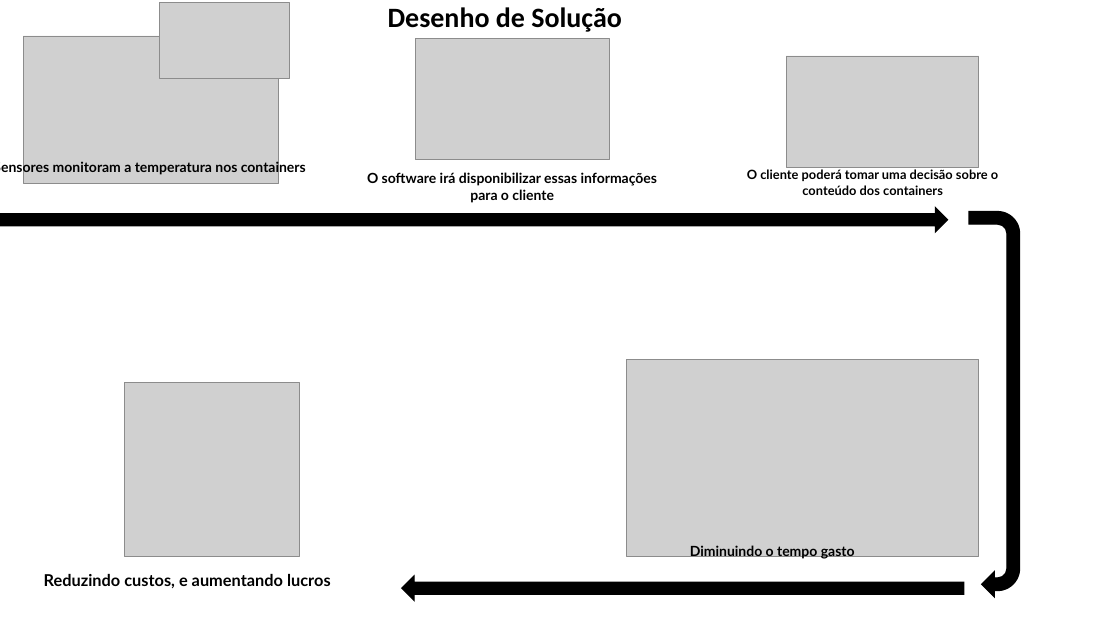
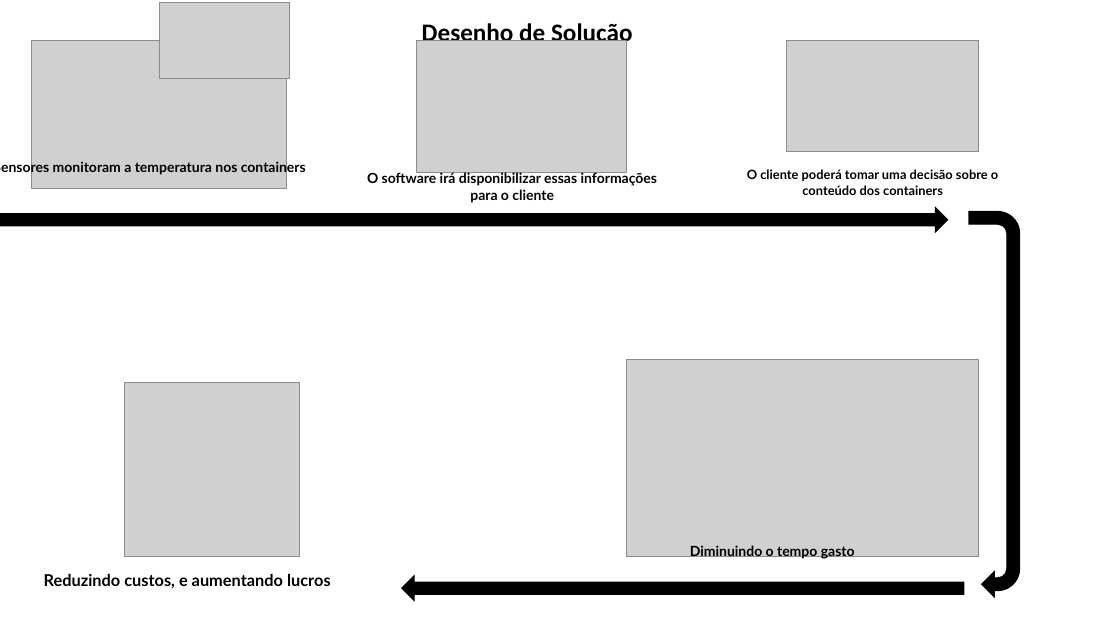
Before and after one commit to rafael-rochaalmeida/Harbor-Solutions, a slide deck: slide 1 of Sprint 1/Documentacao/desenho-de-solucao.pptx. Drawn at 1120x630 pixels with LibreOffice and Linux fonts; fonts in the diff are those of the drawing; grey boxes stand for pictures. Boxes give left, top, right and bottom in pixels: in the first picture for what was removed or moved away, otherwise in the second. Text is boxed around its words. In the diff, an @@ line names an element or a change of style, - is before the commit and + after.

```diff
--- a/Sprint 1/Documentacao/desenho-de-solucao.pptx
+++ b/Sprint 1/Documentacao/desenho-de-solucao.pptx
@@ title "Desenho de Solução": place and size @@
-title "Desenho de Solução" at <box>388,7,622,32</box>
+title "Desenho de Solução" at <box>422,20,632,47</box>
@@ title "Desenho de Solução" at <box>422,20,632,47</box>: size 24 to 21.6 pt @@
@@ picture: place and size @@
-picture at <box>24,36,279,184</box>
+picture at <box>32,40,287,188</box>
@@ picture: place and size @@
-picture at <box>415,39,609,160</box>
+picture at <box>416,41,627,172</box>
@@ picture: place and size @@
-picture at <box>786,56,979,168</box>
+picture at <box>786,40,979,152</box>
```
Also in this commit, not shown: 1 slide added, 1 other file.
